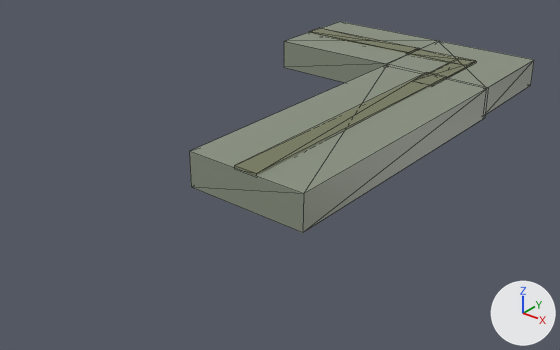
One commit to the COLLADA model sim/unreal_meshes/RoadSegmentCurve.dae: the scene before it, then after it.
Both versions are drawn from a 50 mm lens placed at (19.8, -30.9, 15.4), pointed at (-3.2, -2.1, -2.4). Arrows for +X, +Y and +Z are at lower right; the lights stay in place. Mesh edges are drawn as thin lines. Where no turn or scale is listed for an object, it has been applied to the vertices.

Script lines for the objects in view, before the commit:
```python
me_cube_004 = bpy.data.meshes.new('Cube.004')
me_cube_004.from_pydata(...)  # 16 vertices, 24 faces; spans x -3.4..3.3, y -8.4..8.4, z -1.8..0.1
# faces by material slot: [12, 12]
me_cube_004.materials.append(mat_material_001_001_003)  # dark yellow #777b5c
me_cube_004.materials.append(mat_material_001_001_001)  # grey #899280
me_cube_006 = bpy.data.meshes.new('Cube.006')
me_cube_006.from_pydata(...)  # 16 vertices, 24 faces; spans x -3.96..3.96, y -3.33..3.23, z -1.81..0.1
# faces by material slot: [12, 12]
me_cube_006.materials.append(mat_material_001_001_003_003)  # dark yellow #777b5c
me_cube_006.materials.append(mat_material_001_001_001_003)  # grey #899280
me_cube_009 = bpy.data.meshes.new('Cube.009')
me_cube_009.from_pydata(...)  # a box spanning x -1.0..1.0, y -1.0..1.0, z -1.0..1.0
me_cube_009.materials.append(mat_material_001_001_003_005)  # dark yellow #777b5c
ob_cube_002 = bpy.data.objects.new('Cube_002', me_cube_009)
ob_cube_002.location = (0.11, 9.32, 1.02)
ob_cube_002.scale = (0.6, 2.78, -0.045)
ob_cube_003 = bpy.data.objects.new('Cube_003', me_cube_004)
ob_cube_003.location = (-0.05, -0.01, 1.01)
ob_cube_003_002 = bpy.data.objects.new('Cube_003_002', me_cube_006)
ob_cube_003_002.location = (-7.25, 11.65, 1.01)
# also in view: 'Cube' at (-0.1, 11.5, 0.2)
```
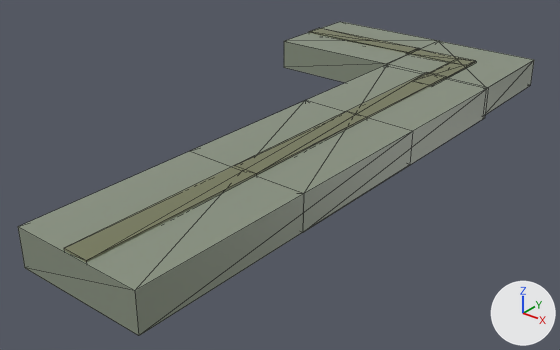
Location of each change, (x1, y1, x2, y2) in pixels of the pictures (560 x 350 px):
'Cube_003_001', added
    after: (18, 109, 334, 336)
    faces in mat_material_001_001_001 (grey #899280): (18, 109, 303, 336)
    faces in mat_material_001_001_003_005 (dark yellow #777b5c): (64, 117, 334, 262)

Edits to the bpy script that builds the scene:
```text
Add me_cube_008:
    me_cube_008.from_pydata([(3.3, 8.7, 0.0), (3.1, -8.8, 0.0), (3.3, 8.7, -1.8), (3.1, -8.8, -1.8), (-3.2, 8.8, 0.0), (-3.4, -8.7, 0.0), (-3.2, 8.8, -1.8), (-3.4, -8.7, -1.8), (0.7, 8.7, 0.1), (0.5, -8.7, 0.1), (0.7, 8.7, -0.1), (0.5, -8.7, -0.1), (-0.5, 8.7, 0.1), (-0.7, -8.7, 0.1), (-0.5, 8.7, -0.1), (-0.7, -8.7, -0.1)], [], [(11, 8, 9), (15, 10, 11), (13, 14, 15), (9, 12, 13), (10, 12, 8), (15, 9, 13), (11, 10, 8), (15, 14, 10), (13, 12, 14), (9, 8, 12), (10, 14, 12), (15, 11, 9), (3, 0, 1), (7, 2, 3), (5, 6, 7), (1, 4, 5), (2, 4, 0), (7, 1, 5), (3, 2, 0), (7, 6, 2), (5, 4, 6), (1, 0, 4), (2, 6, 4), (7, 3, 1)])
    for i in [*range(12, 24)]: me_cube_008.polygons[i].material_index = 1
    me_cube_008.materials.append(mat_material_001_001_003_005)  # dark yellow #777b5c
    me_cube_008.materials.append(mat_material_001_001_001)  # grey #899280
Add ob_cube_003_001:
    ob_cube_003_001 = bpy.data.objects.new('Cube_003_001', me_cube_008)
    ob_cube_003_001.location = (-0.18, -8.52, 1.0)
```
